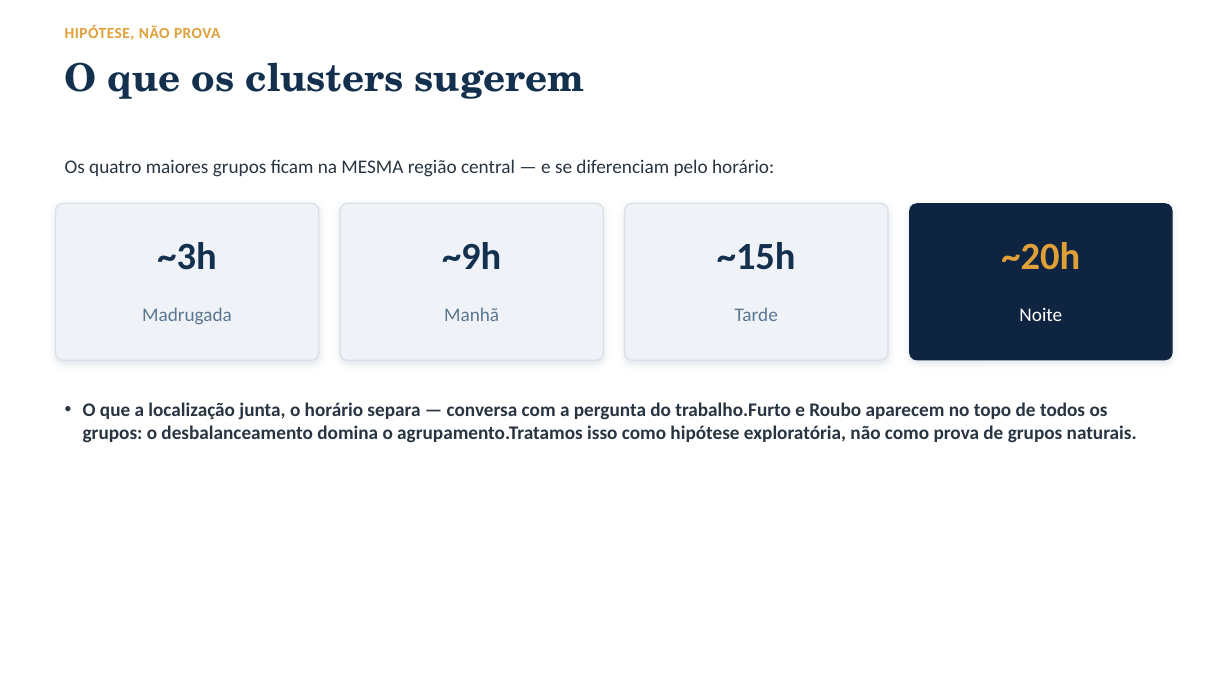
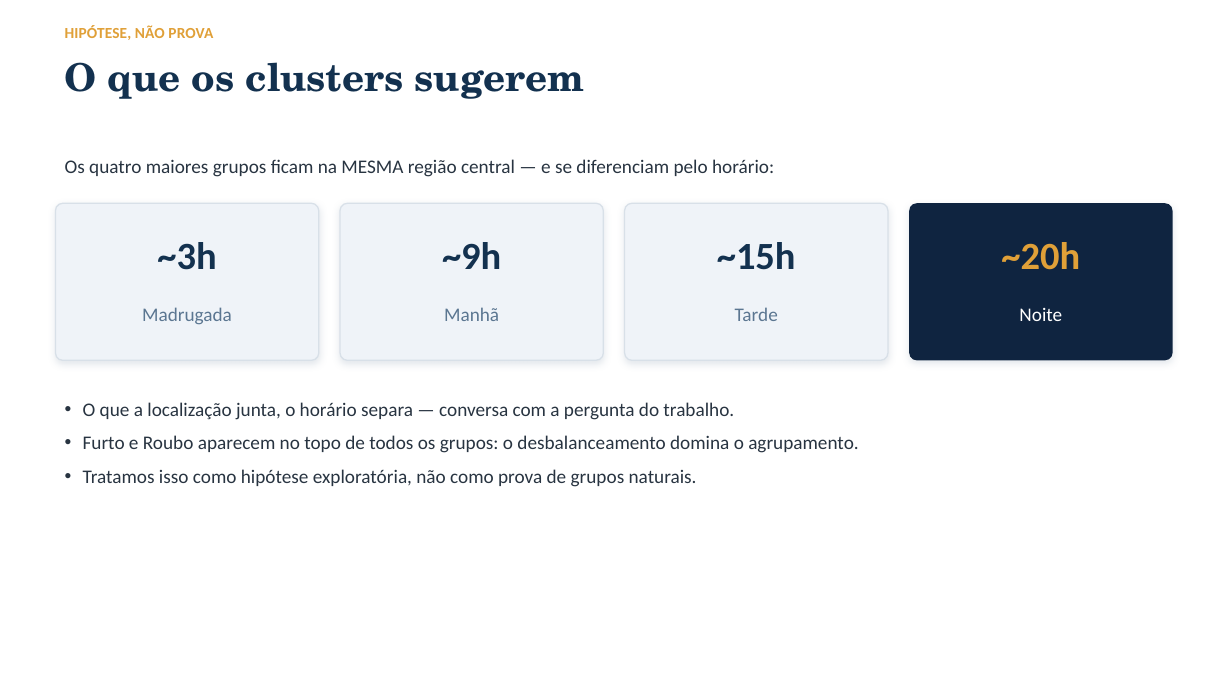
Before and after one commit to especializacao-ia-pucsp/crime-sp-ml, a slide deck: slide 9 of docs/apresentacao.pptx. Drawn at 1232x693 pixels with LibreOffice and Linux fonts; fonts in the diff are those of the drawing. Boxes give left, top, right and bottom in pixels: in the first picture for what was removed or moved away, otherwise in the second. Text is boxed around its words. In the diff, an @@ line names an element or a change of style, - is before the commit and + after.

```diff
--- a/docs/apresentacao.pptx
+++ b/docs/apresentacao.pptx
@@ text "HIPÓTESE, NÃO PROVA" at box(65, 25, 213, 40): letter spacing 0.4 to 0.1 pt @@
@@ text at box(83, 402, 858, 487): text changed; bold off @@
-• O que a localização junta, o horário separa — conversa com a pergunta do trabalho.Furto e Roubo aparecem no topo de todos os grupos: o desbalanceamento domina o agrupamento.Tratamos isso como hipótese exploratória, não como prova de grupos naturais.
+• O que a localização junta, o horário separa — conversa com a pergunta do trabalho.
+• Furto e Roubo aparecem no topo de todos os grupos: o desbalanceamento domina o agrupamento.
+• Tratamos isso como hipótese exploratória, não como prova de grupos naturais.
```
Also in this commit, not shown: 13 other slides changed, 1 other file.
